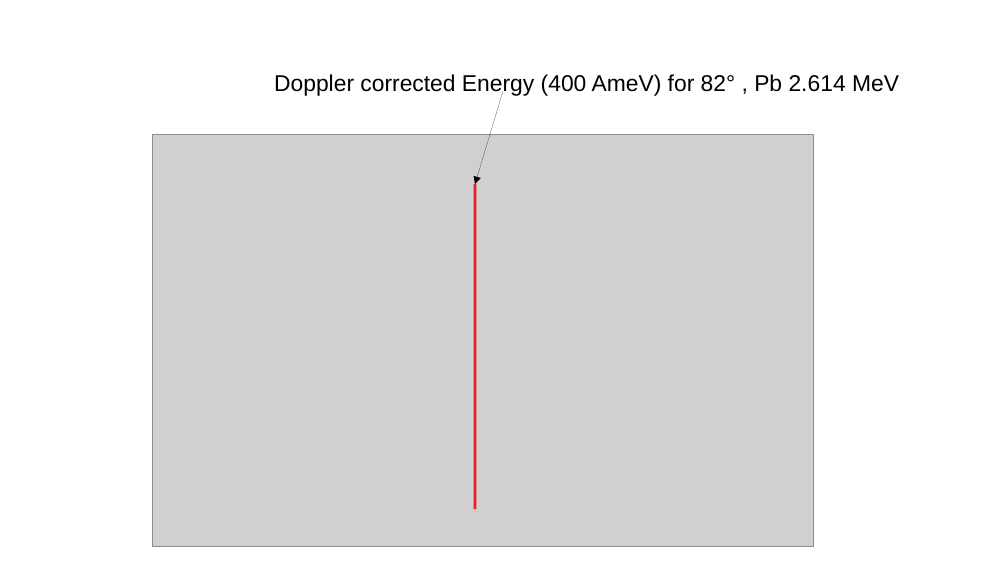
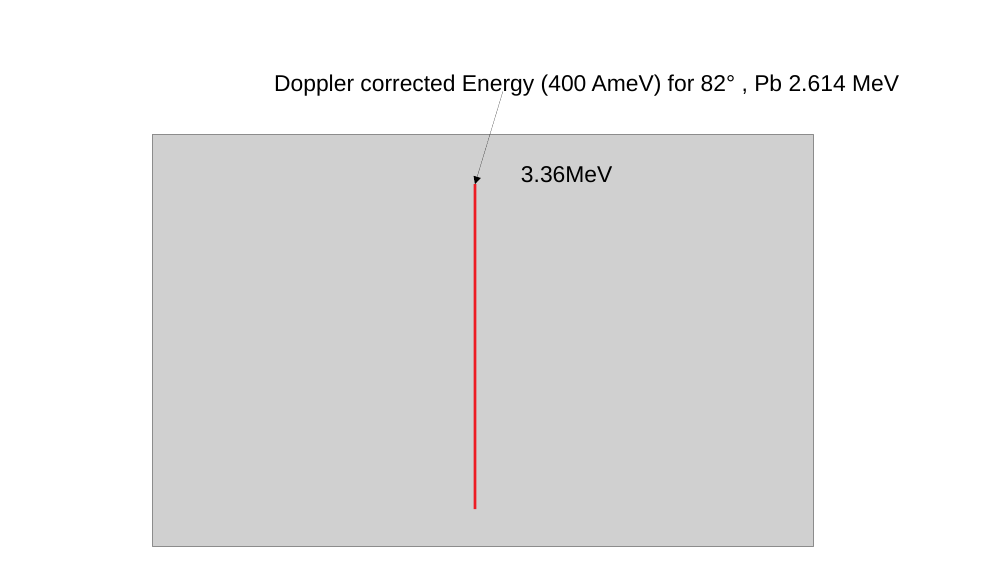
Before and after one commit to jenegger/psi_2023, a slide deck: slide 1 of gamma_spec_empty_run_69_400amev.odp. Drawn at 1008x567 pixels with LibreOffice and Linux fonts; fonts in the diff are those of the drawing; grey boxes stand for pictures. Boxes give left, top, right and bottom in pixels: in the first picture for what was removed or moved away, otherwise in the second. Text is boxed around its words. In the diff, an @@ line names an element or a change of style, - is before the commit and + after.

```diff
--- a/gamma_spec_empty_run_69_400amev.odp
+++ b/gamma_spec_empty_run_69_400amev.odp
@@ text added at (521, 166, 612, 183), 18 pt, text #000000 @@
+3.36MeV
```
Also in this commit, not shown: 1 slide added, 2 other files.
